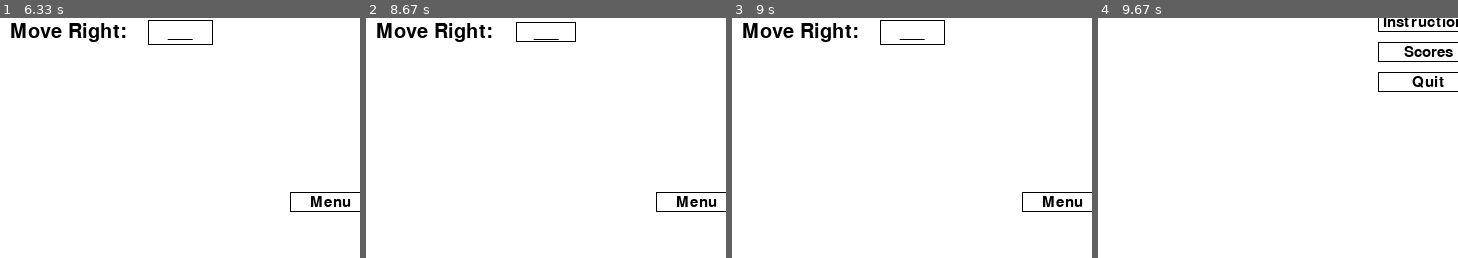
Above: before the commit, frames 1-4 (left to right).
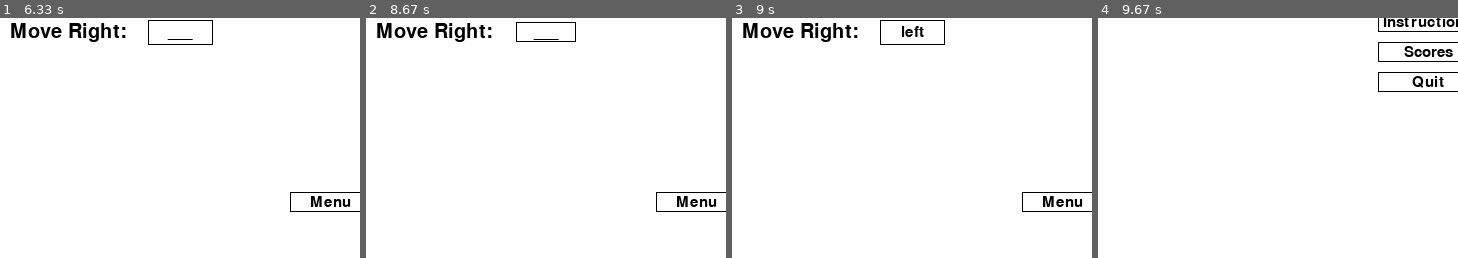
Above: after the commit, the same moments.

Repository: curtisxk38/pygame-DodgeGame
Game: pygame game, started from main.py
Same seed, same stepped clock (60 frames per second), same inputs: the game is played once before the commit and once after it.
Inputs (mouse positions are % of the whole screen's width and height, from its top left):
- Up to frame 1 (6.33 s): click (50, 50) at 0.38 s; click "left" at 0.72 s; click (48, 62) at 1.05 s; tap Left at 1.9, 3.47 s; click "right" at 2.28 s; click (17, 81) at 2.62 s; click "left" at 3.85 s; click (86, 62) at 4.18 s; click (29, 44) at 5.08 s; click (41, 71) at 5.42 s; click "left" at 6.32 s
- Up to frame 2 (8.67 s): click (25, 82) at 6.65 s; click "left" at 7.55 s; click (36, 72) at 7.88 s
- Up to frame 3 (9 s): click "___" at 8.78 s
- Up to frame 4 (9.67 s): click (66, 28) at 9.12 s; click (45, 86) at 9.45 s
The pictures show only the part of the screen within x 4-54%, y 49-99%; the shares and areas given below are measured in that part.

Frames 1-2 are identical in both runs. In frame 3, 0.2% of the frame differs, in the area x 46-54%, y 3-10%; in frame 4, nothing differs.

Commit message:
Fixed instruction scene bug with clicking left and right buttons

Diff:
--- a/instructions.py
+++ b/instructions.py
@@ -42,7 +42,7 @@
             self.pressed_button_index = 1
             self.buttonlist[1].text = "___"
             self.buttonlist[1].render_text()
-        else:
+        elif self.waiting_for_key and self.pressed_button_index == 1:
             self.waiting_for_key = False
             self.buttonlist[1].text = pygame.key.name(self.key_bindings["LEFT"])
             self.buttonlist[1].render_text()
@@ -53,7 +53,7 @@
             self.pressed_button_index = 2
             self.buttonlist[2].text = "___"
             self.buttonlist[2].render_text()
-        else:
+        elif self.waiting_for_key and self.pressed_button_index == 2:
             self.waiting_for_key = False
             self.buttonlist[2].text = pygame.key.name(self.key_bindings["RIGHT"])
             self.buttonlist[2].render_text()
@@ -94,6 +94,8 @@
 
     def cleanup(self):
         pickle.dump(self.key_bindings, open("keybindings.pkl", "wb"))
+        del self.buttonlist[1:]
+        self.waiting_for_key = False
 
     def get_event(self, event):
         self.pressed_keys = pygame.key.get_pressed()
@@ -104,8 +106,6 @@
         if self.waiting_for_key and event.type == pygame.KEYDOWN:
             self.bind_key(event.key)
 
-
-
     def update(self, screen, dt):
         screen.fill((255, 255, 255))
         for button in self.buttonlist:
